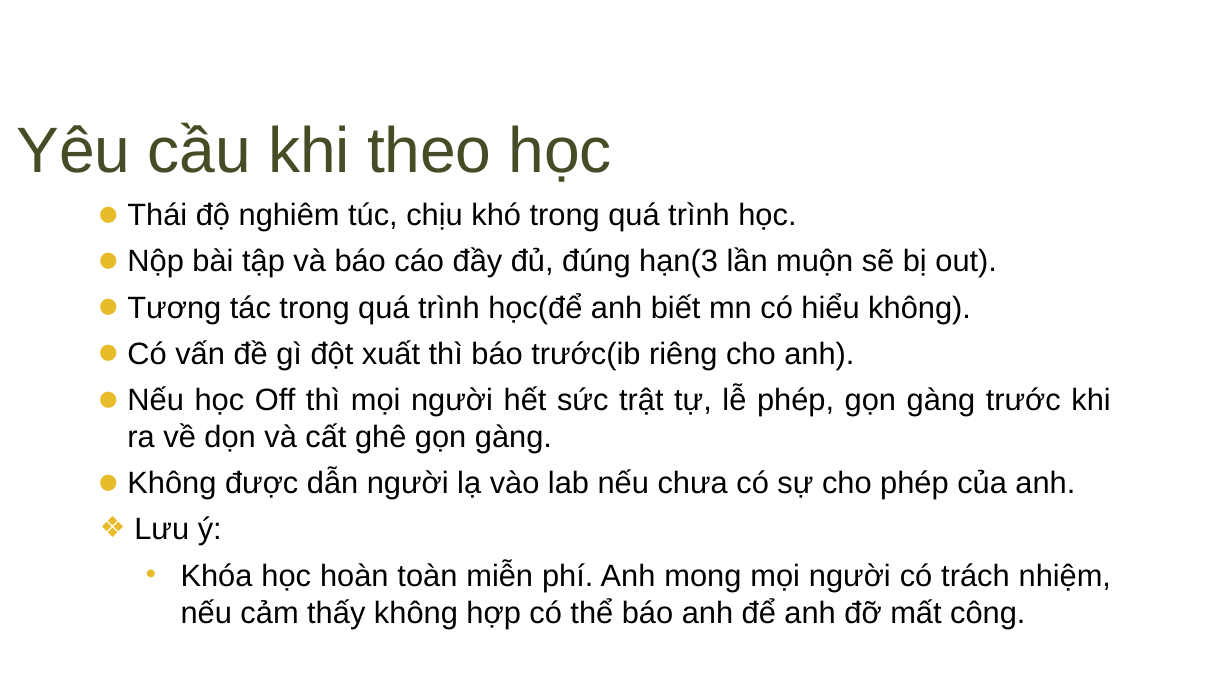
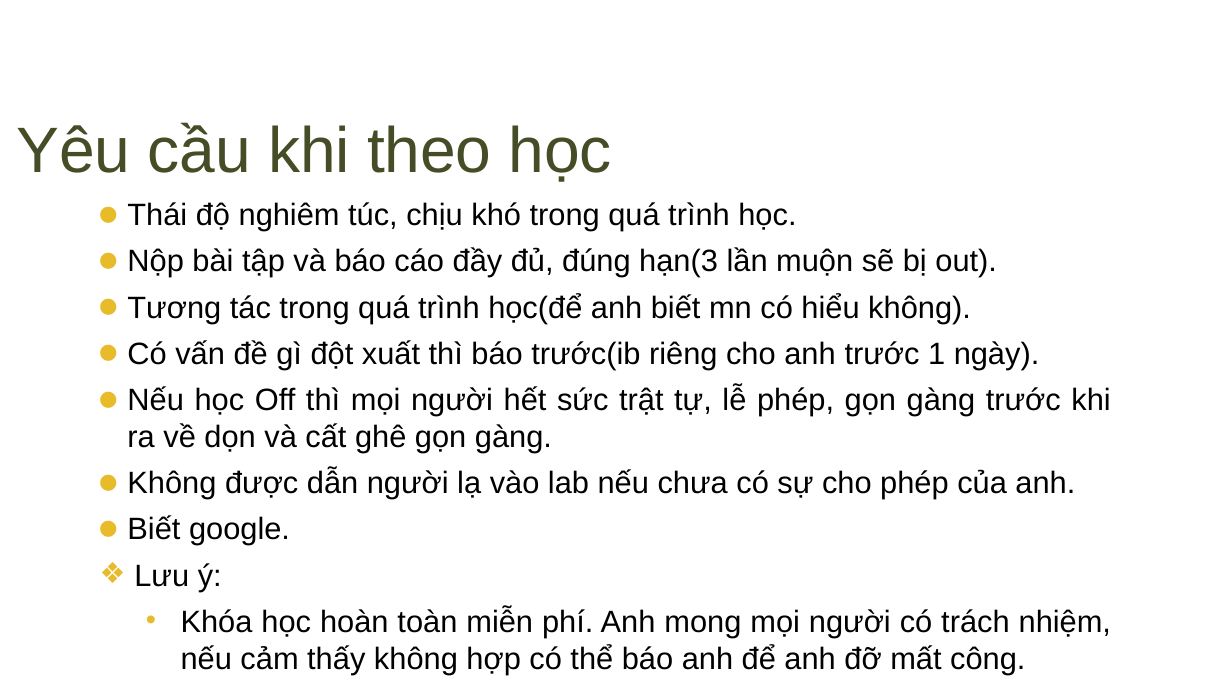
Before and after one commit to daydien12/Trainning_C, a slide deck: slide 2 of Day_1/Buổi 1.pptx (slide 8 before the commit). Drawn at 1232x693 pixels with LibreOffice and Linux fonts; fonts in the diff are those of the drawing; background and template pictures are left out. Boxes give left, top, right and bottom in pixels: in the first picture for what was removed or moved away, otherwise in the second. Text is boxed around its words. In the diff, an @@ line names an element or a change of style, - is before the commit and + after.

```diff
--- a/Day_1/Buổi 1.pptx
+++ b/Day_1/Buổi 1.pptx
@@ text at box(127, 340, 1040, 369): text changed @@
-⚫ Có vấn đề gì đột xuất thì báo trước(ib riêng cho anh).
+⚫ Có vấn đề gì đột xuất thì báo trước(ib riêng cho anh trước 1 ngày).
@@ text at box(127, 515, 290, 545): paragraph added @@
+⚫ Biết google.
```
Also in this commit, not shown: 52 other files.
